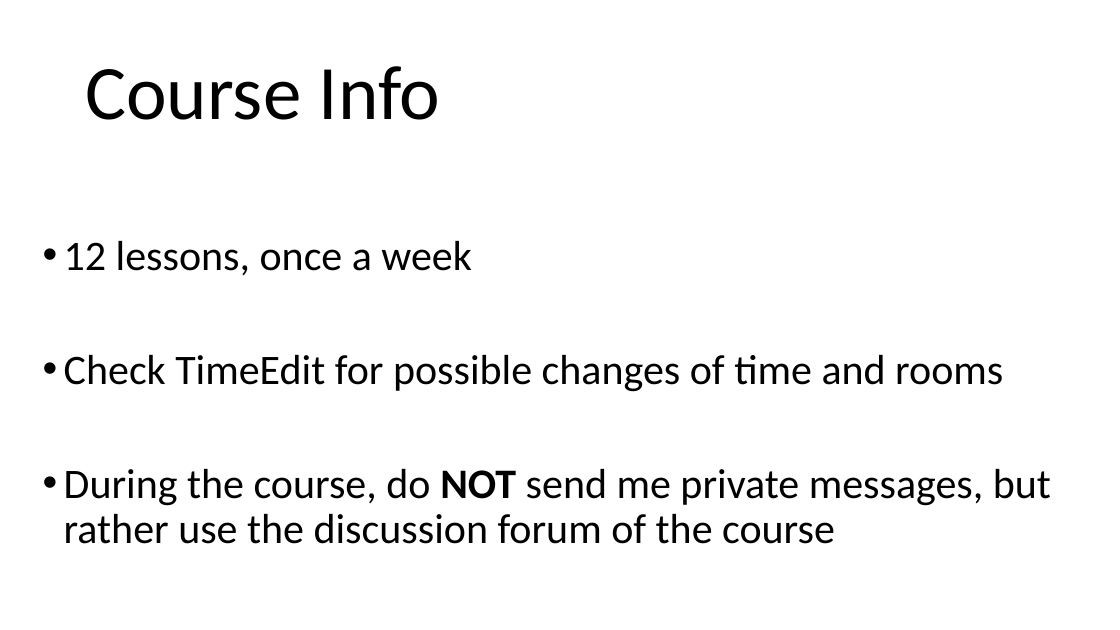
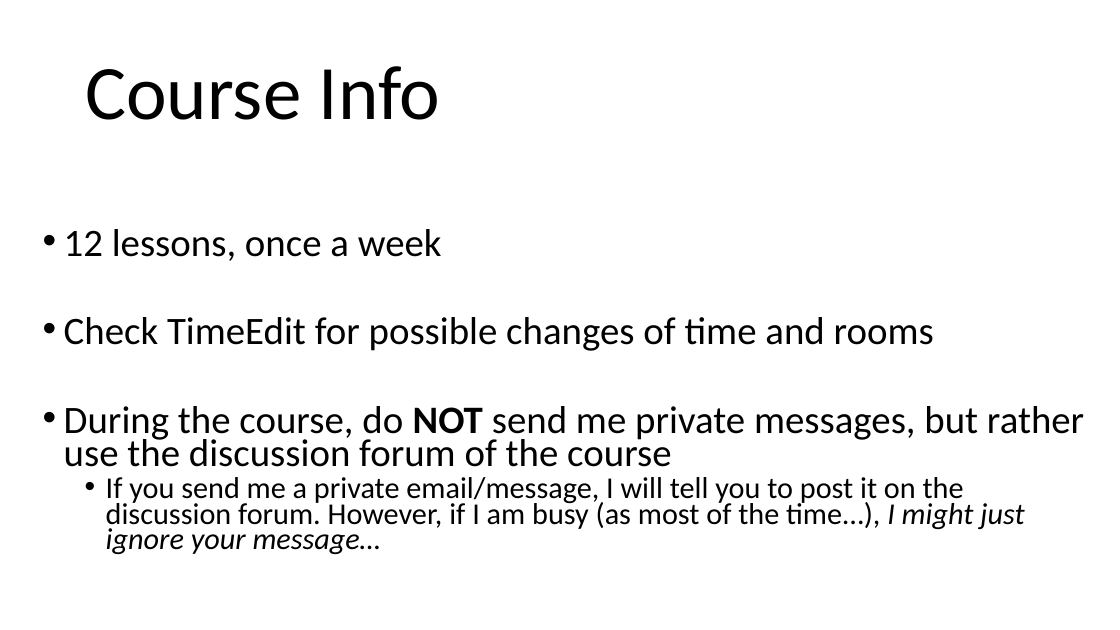
Before and after one commit to arcuri82/web_development_and_api_design, a slide deck: slide 4 of docs/slides/lesson_01.pptx. Drawn at 1120x630 pixels with LibreOffice and Linux fonts; fonts in the diff are those of the drawing. Boxes give left, top, right and bottom in pixels: in the first picture for what was removed or moved away, otherwise in the second. Text is boxed around its words. In the diff, an @@ line names an element or a change of style, - is before the commit and + after.

```diff
--- a/docs/slides/lesson_01.pptx
+++ b/docs/slides/lesson_01.pptx
@@ text at box(64, 229, 1084, 467): size 36 to 33.3 pt in "12 lessons, once a week", "Check TimeEdit for possible changes of time ...", "During the course, do NOT send me ..."; line spacing 0.9 to 0.7 @@
@@ text at box(106, 477, 1024, 554): paragraph added @@
+  • If you send me a private email/message, I will tell you to post it on the discussion forum. However, if I am busy (as most of the time…), I might just ignore your message…
```
Also in this commit, not shown: 2 other files.
